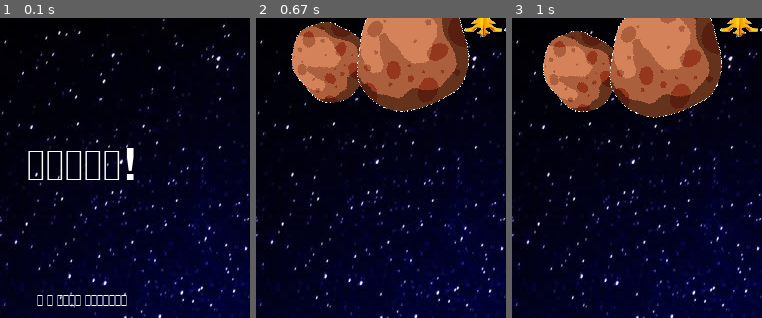
Above: before the commit, frames 1-3 (left to right).
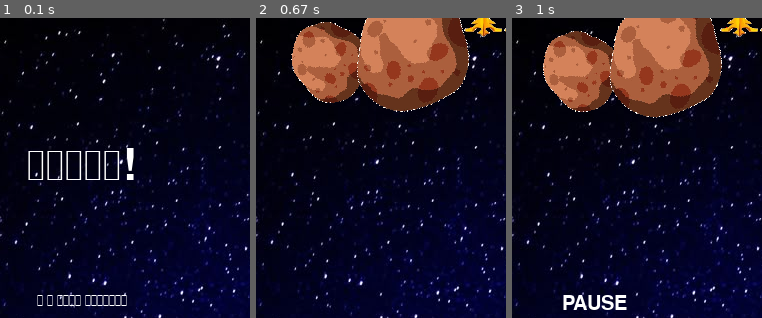
Above: after the commit, the same moments.

Repository: 1140214jason/Jason
Game: pygame game, started from pygame自主學習.py
Two runs of this game, one before a commit and one after it. Both use one fixed random seed, a clock stepped at 60 frames per second and the inputs below.
Inputs:
- Up to frame 1 (0.1 s): no input
- Up to frame 2 (0.67 s): tap Space at 0.33 s
- Up to frame 3 (1 s): tap P at 0.67 s
The pictures show only the part of the screen within x 34-84%, y 4-54%; the shares and areas given below are measured in that part.

Frames 1-2 are identical in both runs. In frame 3, 0.8% of the frame differs, in the area x 20-46%, y 92-98%.

Commit message:
Update pygame自主學習.py

Diff:
--- a/pygame自主學習.py
+++ b/pygame自主學習.py
@@ -417,7 +417,7 @@
 
     if show_pause:
         waiting = True
-        #draw_text(screen, "PAUSE", 30, WIDTH/2, HEIGHT/2)
+        draw_text(screen, "PAUSE", 30, WIDTH/2, HEIGHT/2)
         pygame.display.update()
         while waiting:
             clock.tick(FPS)
